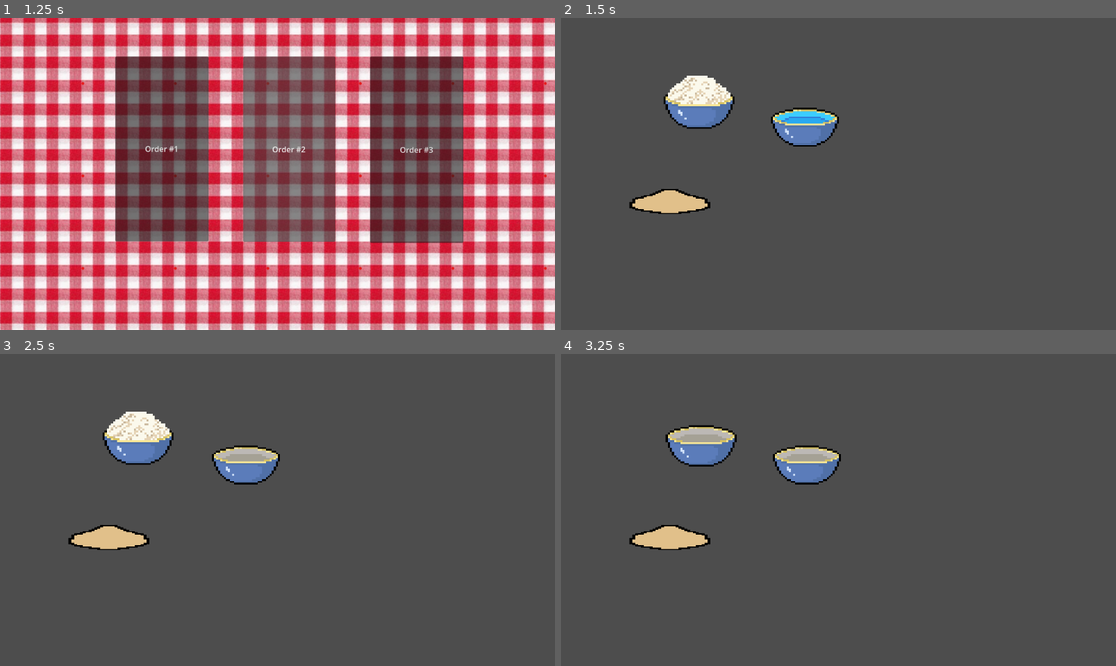
Above: before the commit, frames 1-4 (two rows, left to right).
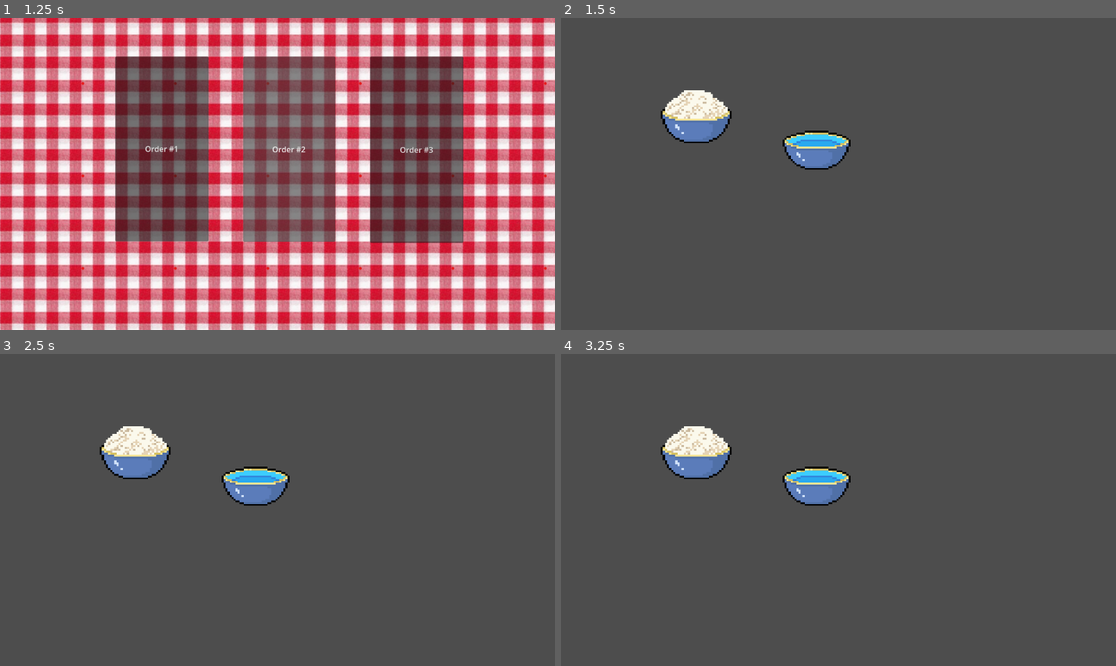
Above: after the commit, the same moments.

Repository: Luk3y595/Super-Pizza-Boy-Repository
Game: Godot game, scene res://Scenes/Main Menu Scene.tscn
Same seed, same stepped clock (60 frames per second), same inputs: the game is played once before the commit and once after it.
Inputs (mouse positions are in pixels of both pictures, inside the frame that each line leads up to):
- Up to frame 1 (1.25 s): click "Start" at 0.5 s
- Up to frame 2 (1.5 s): click "Order #1" at 1.25 s
- Up to frame 3 (2.5 s): tap Enter at 2 s; move the mouse to (216, 453) at 2.02 s; click (216, 453) at 2.17 s
- Up to frame 4 (3.25 s): tap Space at 2.75 s; move the mouse to (666, 441) at 2.77 s; click (666, 441) at 2.92 s

Frame 1 is identical in both runs. In frame 2, 4.9% of the frame differs, in the area x 12-53%, y 18-63%; in frame 3, 4.8%; in frame 4, 4.5%.

Commit message:
Dough make after bowls empty
completed script that makes the dough appear once the bowls have been clicked on.

Diff:
--- a/super-pizza-boy/Scenes/Bowl_Change_Flour.gd
+++ b/super-pizza-boy/Scenes/Bowl_Change_Flour.gd
@@ -1,4 +1,6 @@
 extends Area2D
+
+signal bowl_clicked
 
 @onready var _flour = $AnimatedSprite2D
 
@@ -8,3 +10,4 @@
 func _on_input_event_flour(viewport: Node, event: InputEvent, shape_idx: int) -> void:
 	if event is InputEventMouseButton and event.pressed and event.button_index == MOUSE_BUTTON_LEFT:
 		_flour.play()
+		emit_signal("bowl_clicked")
--- a/super-pizza-boy/Scenes/Make_Bowl_Change.gd
+++ b/super-pizza-boy/Scenes/Make_Bowl_Change.gd
@@ -1,4 +1,6 @@
 extends Area2D
+
+signal bowl_clicked
 
 @onready var _water = $AnimatedSprite2D
 
@@ -8,3 +10,4 @@
 func _on_input_event(_viewport: Node, event: InputEvent, _shape_idx: int) -> void:
 	if event is InputEventMouseButton and event.pressed and event.button_index == MOUSE_BUTTON_LEFT:
 		_water.play()
+		emit_signal("bowl_clicked")
--- /dev/null
+++ b/super-pizza-boy/Scenes/Order_1_dough_maker.gd
@@ -0,0 +1,19 @@
+extends Node2D
+
+var bowl_click_count = 0
+
+@onready var dough = $Dough
+@onready var flour_bowl = $FlourBowl/Area2D
+@onready var water_bowl = $WaterBowl/Area2D
+
+func _ready():
+	dough.visible = false
+	flour_bowl.bowl_clicked.connect(Callable(self, "_on_bowl_clicked"))
+	water_bowl.bowl_clicked.connect(Callable(self, "_on_bowl_clicked"))
+
+func _on_bowl_clicked():
+	if bowl_click_count < 2:
+		bowl_click_count += 1
+		if bowl_click_count == 2:
+			await get_tree().create_timer(0.5).timeout
+			dough.visible = true
--- /dev/null
+++ b/super-pizza-boy/Scenes/dough.gd
@@ -0,0 +1,11 @@
+extends Node2D
+
+
+# Called when the node enters the scene tree for the first time.
+func _ready() -> void:
+	pass # Replace with function body.
+
+
+# Called every frame. 'delta' is the elapsed time since the previous frame.
+func _process(delta: float) -> void:
+	pass
--- a/super-pizza-boy/Scenes/order_#1_(classic_pepperoni).tscn
+++ b/super-pizza-boy/Scenes/order_#1_(classic_pepperoni).tscn
@@ -1,9 +1,10 @@
-[gd_scene load_steps=11 format=3 uid="uid://c5vxqgy3qlxhj"]
+[gd_scene load_steps=12 format=3 uid="uid://c5vxqgy3qlxhj"]
 
+[ext_resource type="Script" uid="uid://jflio2s835hm" path="res://Scenes/Order_1_dough_maker.gd" id="1_fgtnx"]
 [ext_resource type="Script" uid="uid://dmwevj8seyym7" path="res://Scenes/Make_Bowl_Change.gd" id="2_or2dr"]
 [ext_resource type="Script" uid="uid://bbru7wgrh2xcr" path="res://Scenes/Bowl_Change_Flour.gd" id="3_fgtnx"]
 [ext_resource type="Texture2D" uid="uid://cky5enwsm08kw" path="res://Textures/Bowls.png" id="3_u6f7f"]
-[ext_resource type="Texture2D" uid="uid://dx0qnovt5h8si" path="res://Textures/Dough'bad.png" id="6_i3gja"]
+[ext_resource type="Texture2D" uid="uid://dx0qnovt5h8si" path="res://Textures/Dough'bad.png" id="5_aqdkf"]
 
 [sub_resource type="AtlasTexture" id="AtlasTexture_3pjtj"]
 atlas = ExtResource("3_u6f7f")
@@ -50,40 +51,42 @@
 }]
 
 [node name="Order #1 (Classic Pepperoni)" type="Node2D"]
+script = ExtResource("1_fgtnx")
 
-[node name="Bowl Of Water" type="Node2D" parent="."]
-position = Vector2(454, 210)
+[node name="WaterBowl" type="Node2D" parent="."]
+position = Vector2(478, 258)
 metadata/_edit_group_ = true
 
-[node name="Area2D" type="Area2D" parent="Bowl Of Water"]
+[node name="Area2D" type="Area2D" parent="WaterBowl"]
 script = ExtResource("2_or2dr")
 
-[node name="CollisionPolygon2D" type="CollisionPolygon2D" parent="Bowl Of Water/Area2D"]
+[node name="CollisionPolygon2D" type="CollisionPolygon2D" parent="WaterBowl/Area2D"]
 polygon = PackedVector2Array(-19, -5, -19, 10, -15, 10, -15, 21, -10, 21, -10, 28, -6, 28, -6, 36, -2, 36, -2, 40, 2, 4 …(427 unchanged characters)…
 
-[node name="AnimatedSprite2D" type="AnimatedSprite2D" parent="Bowl Of Water/Area2D"]
+[node name="AnimatedSprite2D" type="AnimatedSprite2D" parent="WaterBowl/Area2D"]
 position = Vector2(56.5, 20.5)
 scale = Vector2(4.14063, 3.67187)
 sprite_frames = SubResource("SpriteFrames_4rfur")
 
-[node name="Bowl Of Flour" type="Node2D" parent="."]
-position = Vector2(219, 181)
+[node name="FlourBowl" type="Node2D" parent="."]
+position = Vector2(213, 211)
+metadata/_edit_group_ = true
 
-[node name="Area2D" type="Area2D" parent="Bowl Of Flour"]
+[node name="Area2D" type="Area2D" parent="FlourBowl"]
 script = ExtResource("3_fgtnx")
 
-[node name="CollisionPolygon2D" type="CollisionPolygon2D" parent="Bowl Of Flour/Area2D"]
+[node name="CollisionPolygon2D" type="CollisionPolygon2D" parent="FlourBowl/Area2D"]
 polygon = PackedVector2Array(7, -34, 7, -25, 2, -25, 2, -21, -2, -21, -2, -17, -6, -18, -6, -2, -2, -2, -2, 10, 2, 10,  …(597 unchanged characters)…
 
-[node name="AnimatedSprite2D" type="AnimatedSprite2D" parent="Bowl Of Flour/Area2D"]
+[node name="AnimatedSprite2D" type="AnimatedSprite2D" parent="FlourBowl/Area2D"]
 position = Vector2(72, 10)
 scale = Vector2(4.33691, 3.94824)
 sprite_frames = SubResource("SpriteFrames_u6f7f")
 
-[node name="Dough\'bad" type="Sprite2D" parent="."]
-position = Vector2(226, 372.5)
-scale = Vector2(6, 2.46875)
-texture = ExtResource("6_i3gja")
+[node name="Dough" type="Sprite2D" parent="."]
+position = Vector2(358, 486.5)
+scale = Vector2(10.125, 6.65625)
+texture = ExtResource("5_aqdkf")
 
-[connection signal="input_event" from="Bowl Of Water/Area2D" to="Bowl Of Water/Area2D" method="_on_input_event"]
-[connection signal="input_event" from="Bowl Of Flour/Area2D" to="Bowl Of Flour/Area2D" method="_on_input_event_flour"]
+[connection signal="input_event" from="WaterBowl/Area2D" to="WaterBowl/Area2D" method="_on_input_event"]
+[connection signal="input_event" from="FlourBowl/Area2D" to="FlourBowl/Area2D" method="_on_input_event_flour"]
Not shown, added: super-pizza-boy/Scenes/Order_1_dough_maker.gd.uid
Not shown, added: super-pizza-boy/Scenes/dough.gd.uid
